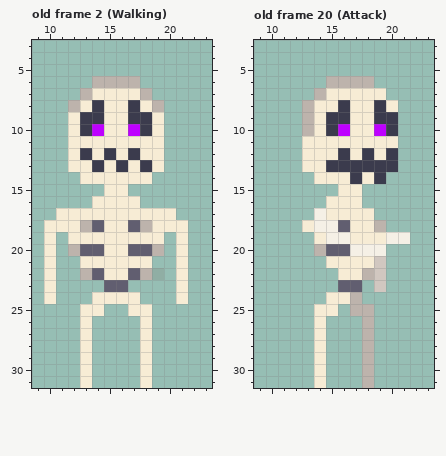
Two states of a pixel-art file, Dead Spirits/Assets/Sprites/Enemies/Skeleton/Skeleton.aseprite. Above: the version before the commit.
32x32 pixels, 21 frames. Shown: old frame 2 (Walking): x 9..23, y 3..31; old frame 20 (Attack): x 9..23, y 3..31. The commit also changed other frames, which this record leaves out.
Now the later version:
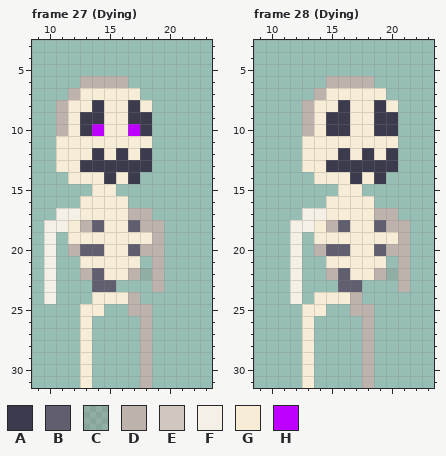
Palette (. is transparent): A #3b3b4d  B #615e70  C #7b766a38  D #bdb3ac  E #d1c7c0  F #f5f0e6  G #f7ecd5  H #be00ff
A new or re-ordered frame is compared with the old frame closest to it.
Changes in this commit:
frames 21 -> 31
Frame 27 (Dying) is new; against old frame 2 (Walking):
y 6: x 13 . -> D; x 17 D -> .
y 7: x 12..13 .D -> DG; x 18 D -> .
y 8: x 11..12 .D -> DG; x 19 D -> .
y 9..10: x 11 . -> D; x 19 G -> .
y 11: x 11 . -> G; x 19 G -> .
y 12: x 11 . -> G; x 13..19 AGAGAGG -> GAGAGA.
y 13: x 11 . -> G; x 13 G -> A; x 15 G -> A; x 17 G -> A; x 19 G -> .
y 14: x 12 . -> G; x 15 G -> A; x 17..18 GG -> A.
y 15: x 14 . -> G; x 16 G -> .
y 16: x 13 . -> G; x 17 G -> .
y 17: x 11..12 GG -> FF; x 17..20 GGGG -> DD..
y 18: x 10..11 GG -> FF; x 19..21 GGG -> D..
y 19: x 10 G -> F; x 19 G -> D; x 21 G -> .
y 20: x 10 G -> F; x 18 B -> D; x 21 G -> .
y 21: x 10 G -> F; x 18..19 G. -> .D; x 21 G -> .
y 22: x 10 G -> F; x 17..19 BDC -> DCD; x 21 G -> .
y 23: x 10 G -> F; x 14 . -> B; x 16 B -> .; x 19 . -> D; x 21 G -> .
y 24: x 10 G -> F; x 17 G -> D; x 21 G -> .
y 25: x 17..18 GG -> DD
y 26..31: x 18 G -> D
Frame 28 (Dying) is new; against old frame 20 (Attack):
y 10: x 16 H -> A; x 19 H -> A
y 16: x 18 . -> G
y 17: x 13 . -> F; x 19..20 .. -> DD
y 18: x 12..15 .GFF -> FFGD; x 19..21 D.. -> BDD
y 19: x 12 . -> F; x 15..16 FF -> GG; x 20..21 FF -> GD
y 20: x 12 . -> F; x 17..21 FFF.. -> GGBDD
y 21: x 12 . -> F; x 19 E -> G; x 21 . -> D
y 22: x 12 . -> F; x 15..16 .G -> DB; x 18..21 DE.. -> GDCD
y 23: x 12 . -> F; x 19 E -> .; x 21 . -> D
y 24: x 12 . -> F; x 14 . -> G
y 25: x 13 . -> G; x 15 G -> .
y 26..31: x 13..14 .G -> G.
Boxes around the changes in both pictures, in picture pixels (x1, y1, x2, y2):
changed: (44, 76, 188, 388)
changed: (338, 124, 386, 136)
changed: (290, 196, 410, 388)
